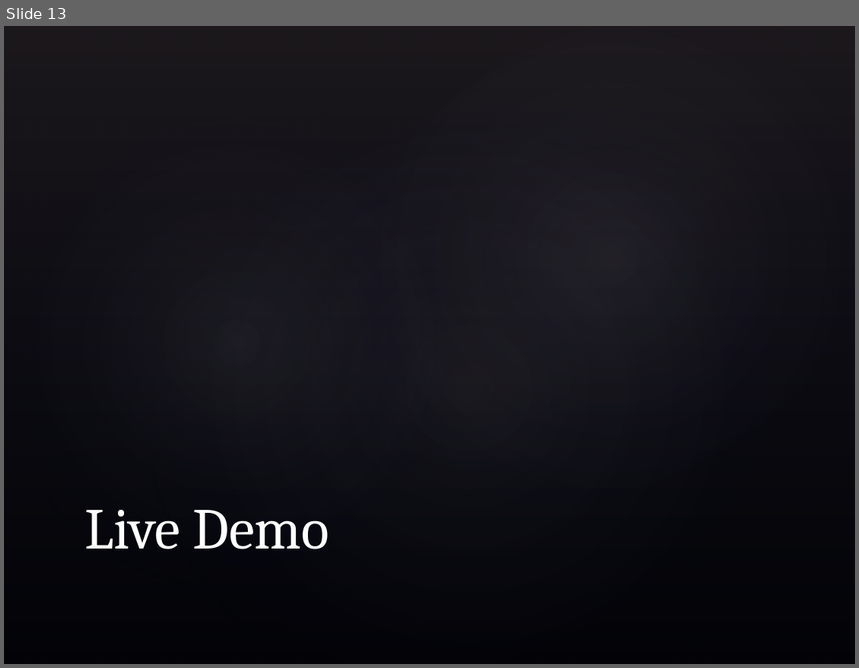
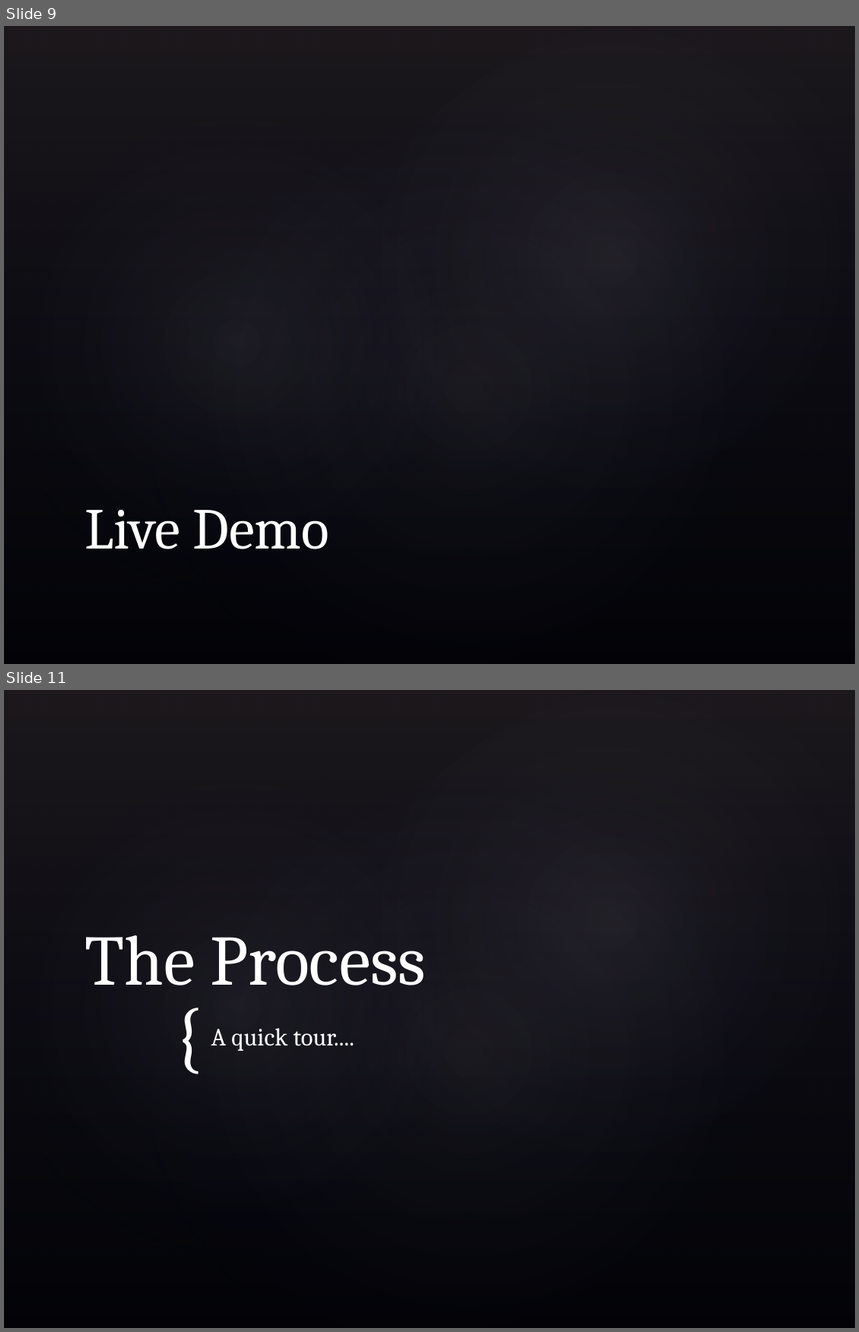
Before and after one commit to pparacch/CapstoneProjectDataScienceSpecialization, a slide deck: notes/lessonLearned.pptx. Shown one above the other, each under a label of ours: slide 13 before the commit, slides 9 and 11 after it; the slides between them are not shown. The pictures are 859x668 and 859x1332 pixels, drawn with LibreOffice and Linux fonts; fonts in the diff are those of the drawing; background and template pictures are left out. Boxes give left, top, right and bottom in pixels: in the first picture for what was removed or moved away, otherwise in the second. Text is boxed around its words. In the diff, an @@ line names an element or a change of style, - is before the commit and + after.

```diff
--- a/notes/lessonLearned.pptx
+++ b/notes/lessonLearned.pptx
@@ slide 11 added at [4, 690, 855, 1328], background picture (left out); not listed: 4 template elements that a slide beside it also shows @@
@@ title added at [85, 935, 427, 986], 60 pt, text #FFFFFF @@
+The Process
@@ text added at [174, 985, 217, 1081], 66 pt, text #FFFFFF @@
+{
@@ subtitle added at [211, 1028, 354, 1051], 21 pt, text #FFFFFF @@
+A quick tour....
@@ what was slide 13 is now slide 9 @@
```
Also in this commit, not shown: 6 slides changed, 3 other slides added, 2 other files.
